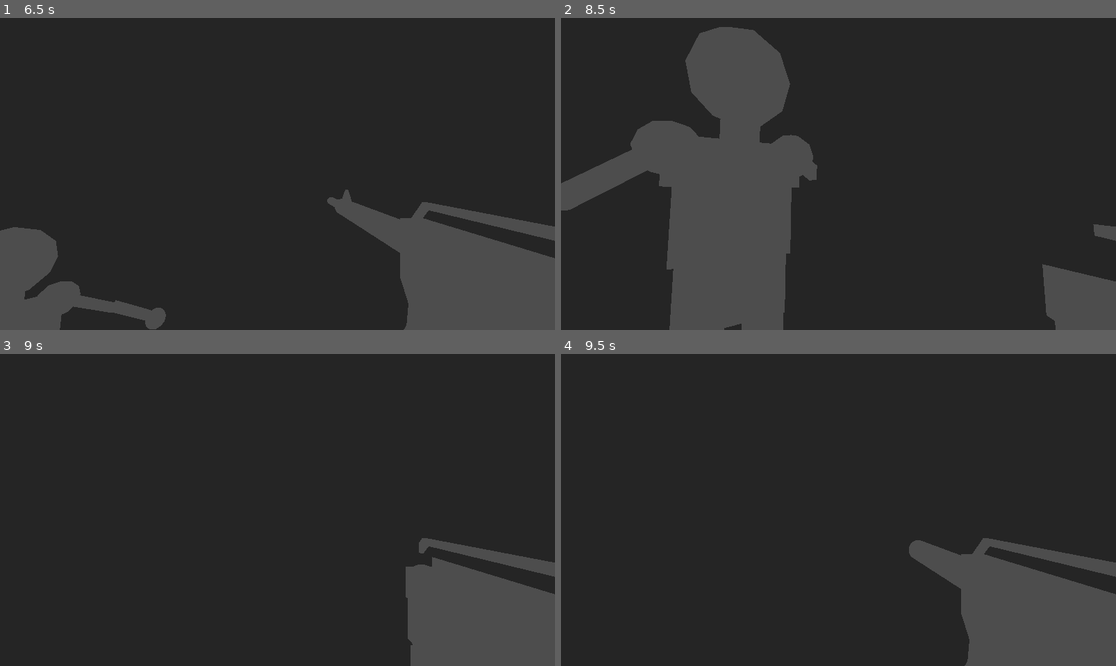
Above: before the commit, frames 1-4 (two rows, left to right).
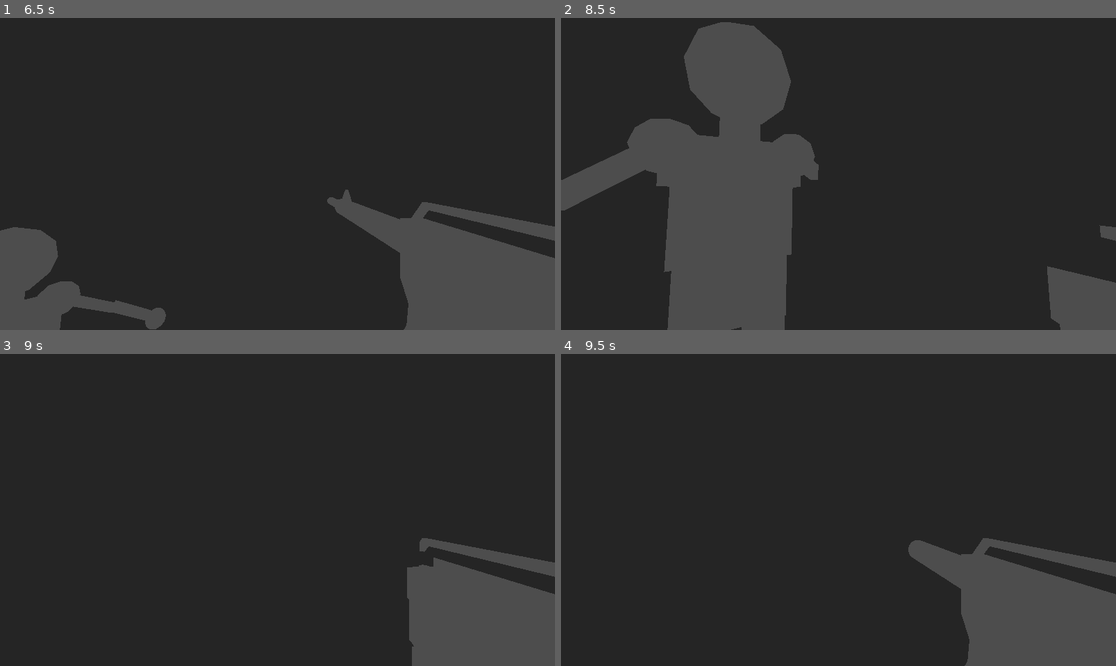
Above: after the commit, the same moments.

Repository: PrestonBrown1/3D-Game
Game: Godot game, scene res://game.tscn
The game is run twice, just before and just after one commit, with the same random seed, the same clock (stepped at 60 frames per second) and the same inputs.
Inputs (mouse positions are in pixels of both pictures, inside the frame that each line leads up to):
- Up to frame 1 (6.5 s): move the mouse to (271, 180) at 0.52 s; hold W (Forward) 0.53-2.78 s; tap Space (Jump) at 0.77, 1.52, 2.75, 3.02, 3.77, 4.52, 5.75, 6.02 s; move the mouse to (316, 177) at 1.27 s; tap Enter at 2, 4.25 s; move the mouse to (233, 170) at 2.02 s; move the mouse to (283, 174) at 2.77 s; hold A (Left) 2.78-3.53 s; move the mouse to (255, 167) at 3.52 s; hold W (Forward) 3.53-5.78 s; move the mouse to (305, 174) at 4.27 s; move the mouse to (249, 174) at 5.02 s; move the mouse to (288, 167) at 5.77 s; hold D (Right) from 5.78 s (still down)
- Up to frame 2 (8.5 s): move the mouse to (832, 180) at 6.52 s; release D (Right) at 6.53 s; hold W (Forward) from 6.53 s (still down); tap Space (Jump) at 6.77, 7.52 s; move the mouse to (877, 177) at 7.27 s; tap Enter at 8 s; move the mouse to (794, 170) at 8.02 s
- Up to frame 3 (9 s): move the mouse to (283, 510) at 8.77 s; release W (Forward) at 8.78 s; hold A (Left) from 8.78 s (still down)
- Up to frame 4 (9.5 s): keep holding A (Left); tap Space (Jump) at 9.02 s

Frame 1 is identical in both runs. In frame 2, 1.4% of the frame differs, in the area x 0-100%, y 1-100%; in frame 3, 0.1%; in frame 4, less than 0.1%.

Commit message:
Adding more enemies to level

Diff:
--- a/Levels/level_1.tscn
+++ b/Levels/level_1.tscn
@@ -2306,3 +2306,51 @@
 
 [node name="Enemy" parent="EnemyContainer" instance=ExtResource("1_0du0m")]
 transform = Transform3D(1, 0, 0, 0, 1, 0, 0, 0, 1, 0, 1.05323, -3.56607)
+
+[node name="Enemy2" parent="EnemyContainer" instance=ExtResource("1_0du0m")]
+transform = Transform3D(1, 0, 0, 0, 1, 0, 0, 0, 1, -14.3904, 1.05323, -37.5856)
+
+[node name="Enemy3" parent="EnemyContainer" instance=ExtResource("1_0du0m")]
+transform = Transform3D(-0.991016, 0, 0.133744, 0, 1, 0, -0.133744, 0, -0.991016, -6.78455, 1.05323, -48.4394)
+
+[node name="Enemy4" parent="EnemyContainer" instance=ExtResource("1_0du0m")]
+transform = Transform3D(0.0485012, 0, -0.998823, 0, 1, 0, 0.998823, 0, 0.0485012, 9.33357, 1.05323, -35.1855)
+
+[node name="Enemy5" parent="EnemyContainer" instance=ExtResource("1_0du0m")]
+transform = Transform3D(-0.999953, 0, -0.0096865, 0, 1, 0, 0.0096865, 0, -0.999953, 44.9092, 1.05323, -28.7557)
+
+[node name="Enemy6" parent="EnemyContainer" instance=ExtResource("1_0du0m")]
+transform = Transform3D(-0.999953, 0, -0.0096865, 0, 1, 0, 0.0096865, 0, -0.999953, 44.9092, 1.05323, -3.89607)
+
+[node name="Enemy7" parent="EnemyContainer" instance=ExtResource("1_0du0m")]
+transform = Transform3D(0.0781808, 0, -0.996939, 0, 1, 0, 0.996939, 0, 0.0781808, 32.612, 1.05323, 24.8558)
+
+[node name="Enemy8" parent="EnemyContainer" instance=ExtResource("1_0du0m")]
+transform = Transform3D(0.999514, 0, 0.0311841, 0, 1, 0, -0.0311841, 0, 0.999514, 14.4196, 1.05323, -1.26647)
+
+[node name="Enemy9" parent="EnemyContainer" instance=ExtResource("1_0du0m")]
+transform = Transform3D(0.999514, 0, 0.0311841, 0, 1, 0, -0.0311841, 0, 0.999514, -15.2732, 1.05323, 25.2396)
+
+[node name="Enemy10" parent="EnemyContainer" instance=ExtResource("1_0du0m")]
+transform = Transform3D(0.999514, 0, 0.0311841, 0, 1, 0, -0.0311841, 0, 0.999514, -5.12867, 1.05323, 45.9319)
+
+[node name="Enemy11" parent="EnemyContainer" instance=ExtResource("1_0du0m")]
+transform = Transform3D(0.999514, 0, 0.0311841, 0, 1, 0, -0.0311841, 0, 0.999514, 34.5795, 1.05323, 45.9319)
+
+[node name="Enemy12" parent="EnemyContainer" instance=ExtResource("1_0du0m")]
+transform = Transform3D(0.999514, 0, 0.0311841, 0, 1, 0, -0.0311841, 0, 0.999514, 26.7631, 1.05323, 33.9326)
+
+[node name="Enemy13" parent="EnemyContainer" instance=ExtResource("1_0du0m")]
+transform = Transform3D(0.999514, 0, 0.0311841, 0, 1, 0, -0.0311841, 0, 0.999514, -25.0153, 1.05323, -3.73545)
+
+[node name="Enemy14" parent="EnemyContainer" instance=ExtResource("1_0du0m")]
+transform = Transform3D(0.999514, 0, 0.0311841, 0, 1, 0, -0.0311841, 0, 0.999514, -35.0921, 1.05323, -20.0573)
+
+[node name="Enemy15" parent="EnemyContainer" instance=ExtResource("1_0du0m")]
+transform = Transform3D(0.999514, 0, 0.0311841, 0, 1, 0, -0.0311841, 0, 0.999514, -35.0921, 1.05323, 47.6655)
+
+[node name="Enemy16" parent="EnemyContainer" instance=ExtResource("1_0du0m")]
+transform = Transform3D(0.999514, 0, 0.0311841, 0, 1, 0, -0.0311841, 0, 0.999514, 4.73608, 1.05323, 39.9844)
+
+[node name="Enemy17" parent="EnemyContainer" instance=ExtResource("1_0du0m")]
+transform = Transform3D(0.999514, 0, 0.0311841, 0, 1, 0, -0.0311841, 0, 0.999514, 30.7881, 1.05323, -23.1998)
